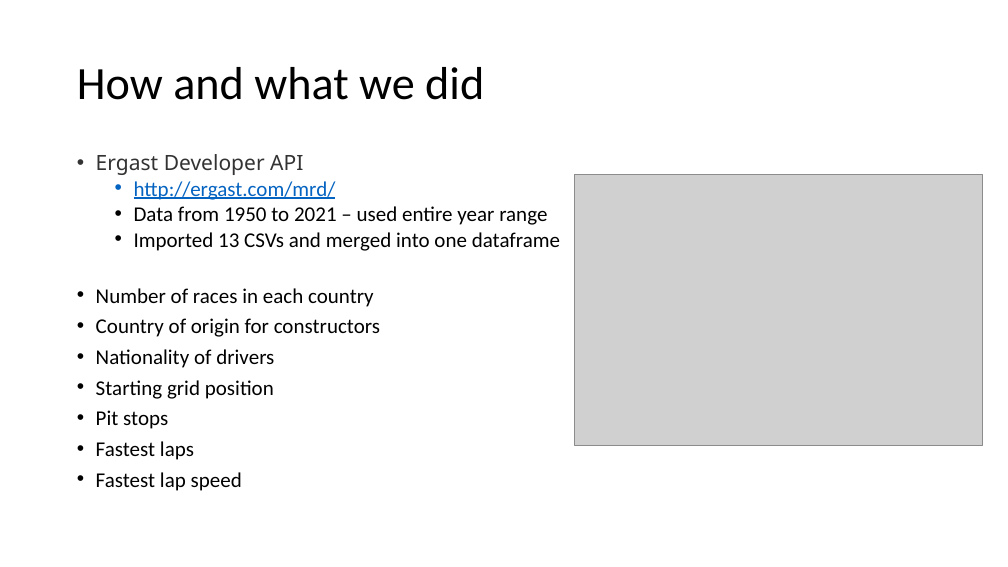
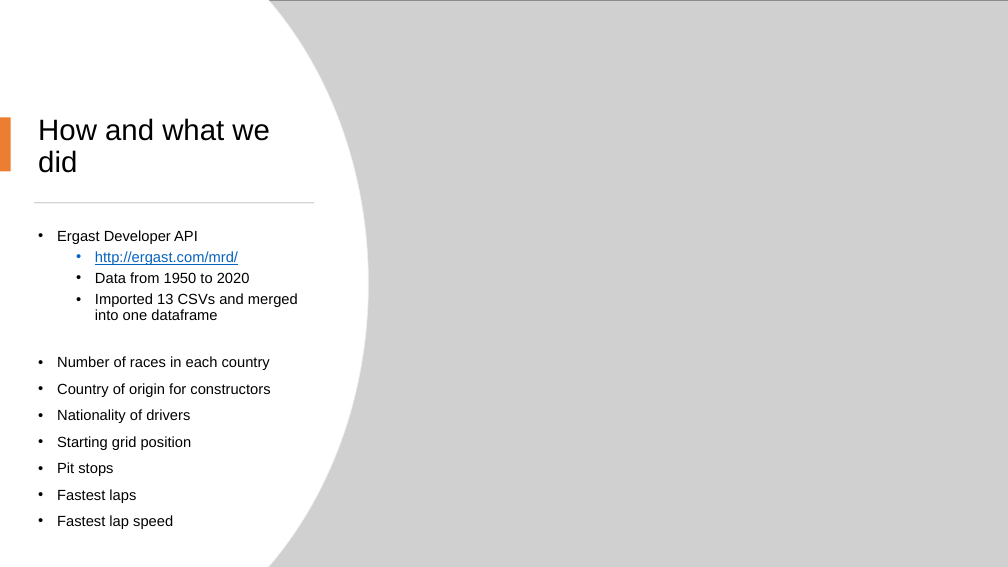
Before and after one commit to Praveena-codee/Project1, a slide deck: slide 4 of Project 1 - F1 factors.pptx. Drawn at 1008x567 pixels with LibreOffice and Linux fonts; fonts in the diff are those of the drawing; grey boxes stand for pictures. Boxes give left, top, right and bottom in pixels: in the first picture for what was removed or moved away, otherwise in the second. Text is boxed around its words. In the diff, an @@ line names an element or a change of style, - is before the commit and + after.

```diff
--- a/Project 1 - F1 factors.pptx
+++ b/Project 1 - F1 factors.pptx
@@ freeform shape added at (0,0,368,567), fill #FFFFFF, outline #EFEFEF 0.75 pt @@
@@ freeform shape added at (0,0,368,567), fill #FFFFFF @@
@@ picture: place and size @@
-picture at (575,175,983,446)
+picture at (268,0,1008,567)
@@ rectangle added at (0,117,11,172), fill #ED7D31 @@
@@ title "How and what we did": place and size @@
-title "How and what we did" at (77,67,484,100)
+title "How and what we did" at (38,118,270,173)
@@ title "How and what we did" at (38,118,270,173): size 44 to 28 pt, font Calibri to Arial @@
@@ rectangle added at (34,202,314,203), fill #D5D5D5 @@
@@ text "Ergast Developer API": place and size @@
-text "Ergast Developer API" at (96,154,560,491)
+text "Ergast Developer API" at (57,230,298,503)
@@ text at (57,230,298,503): size 20 to 14 pt; font Noto Sans to Arial, text colour #333333 to #000000 in "Ergast Developer API"; font Calibri to Arial in "http://ergast.com/mrd/", "Imported 13 CSVs and merged into one ...", "Number of races in each country", "Country of origin for constructors" and 5 more places; line spacing 0.8 to 0.9 @@
@@ text at (95,272,250,283): text changed; size 20 to 14 pt; font Calibri to Arial @@
-  • Data from 1950 to 2021 – used entire year range
+  • Data from 1950 to 2020
```
Also in this commit, not shown: 7 other slides changed, 5 slides added, 5 slides removed.
